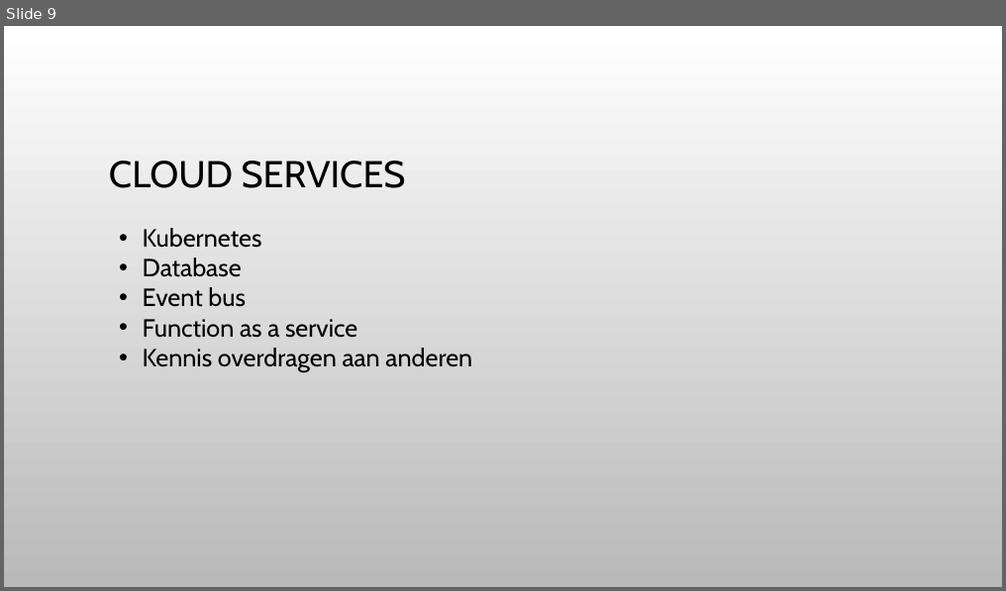
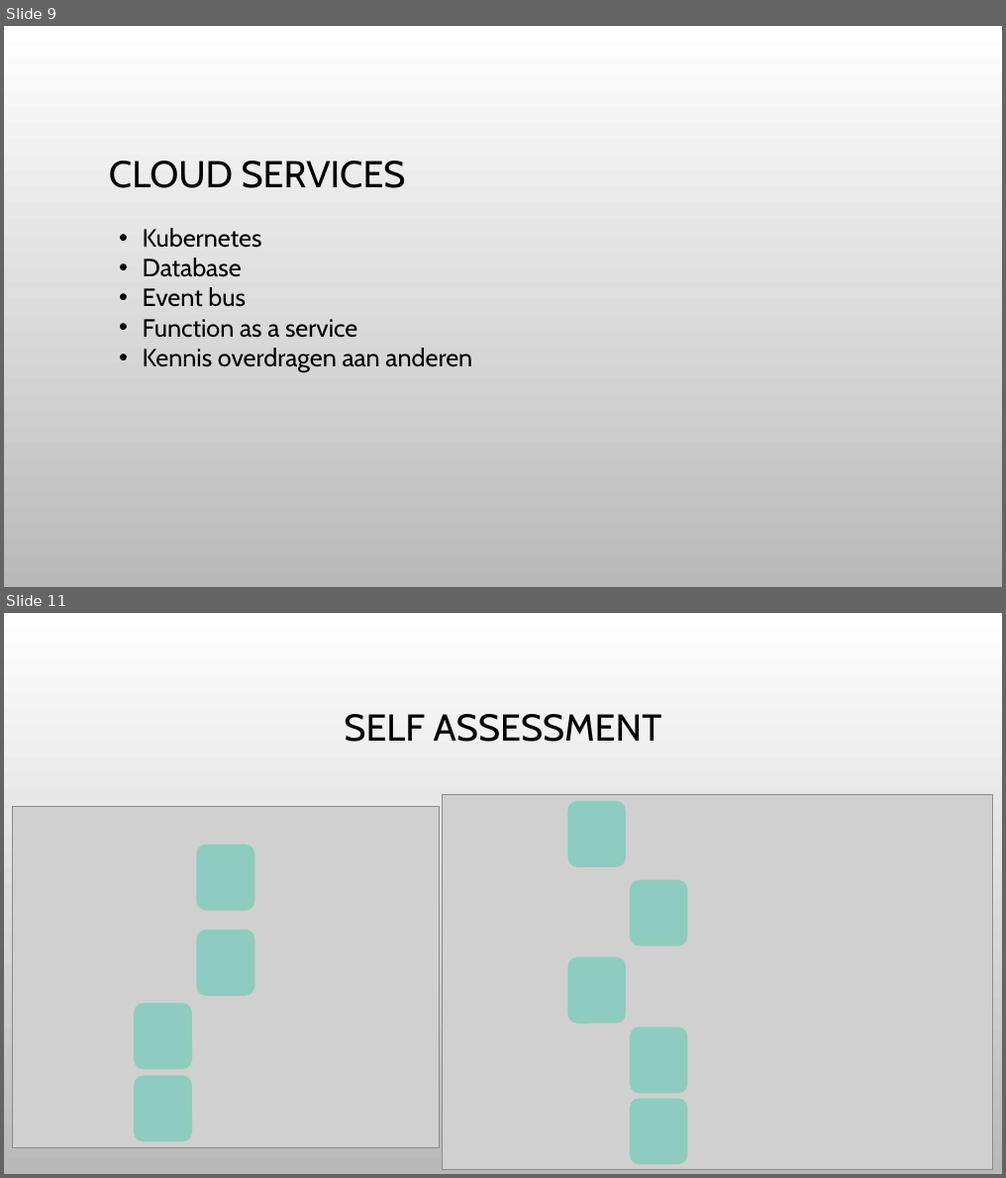
Before and after one commit to Fontys-ICT-Software-Engineering/Kwetter-semester-6, a slide deck: Documentatie/Sprint 5/sprint 5 presentation.pptx. Shown one above the other, each under a label of ours: slide 9 before the commit, slides 9 and 11 after it; the slides between them are not shown. The pictures are 1006x591 and 1006x1178 pixels, drawn with LibreOffice and Linux fonts; fonts in the diff are those of the drawing; grey boxes stand for pictures; background and template pictures are left out. Boxes give left, top, right and bottom in pixels: in the first picture for what was removed or moved away, otherwise in the second. Text is boxed around its words. In the diff, an @@ line names an element or a change of style, - is before the commit and + after.

```diff
--- a/Documentatie/Sprint 5/sprint 5 presentation.pptx
+++ b/Documentatie/Sprint 5/sprint 5 presentation.pptx
@@ slide 11 added at [4,613,1002,1174], background picture (left out) @@
@@ title added at [344,714,662,742], 36 pt, text #000000 @@
+SELF ASSESSMENT
@@ picture added at [12,807,439,1149] @@
@@ picture added at [443,794,993,1170] @@
@@ rounded rectangle added at [567,801,626,867], fill #4BCAAD at 50% opacity @@
@@ rounded rectangle added at [196,845,254,911], fill #4BCAAD at 50% opacity @@
@@ rounded rectangle added at [630,880,687,947], fill #4BCAAD at 50% opacity @@
@@ rounded rectangle added at [196,930,254,996], fill #4BCAAD at 50% opacity @@
@@ rounded rectangle added at [567,958,626,1024], fill #4BCAAD at 50% opacity @@
@@ rounded rectangle added at [134,1003,192,1069], fill #4BCAAD at 50% opacity @@
@@ rounded rectangle added at [630,1027,687,1093], fill #4BCAAD at 50% opacity @@
@@ rounded rectangle added at [134,1075,192,1143], fill #4BCAAD at 50% opacity @@
@@ rounded rectangle added at [630,1099,687,1165], fill #4BCAAD at 50% opacity @@
```
Also in this commit, not shown: 2 slides changed, 2 other slides added, 2 slides removed, 50 other files.
